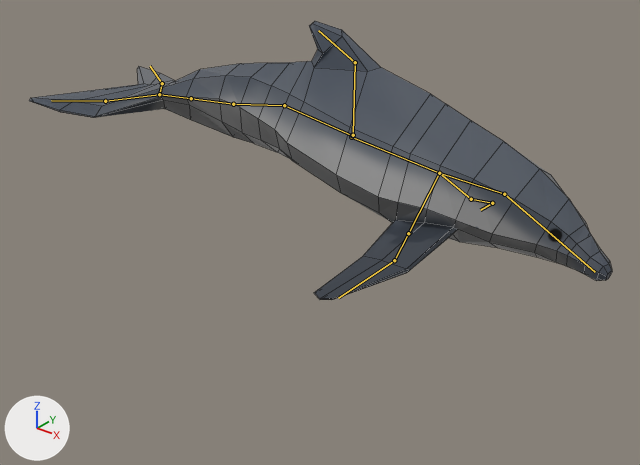
Before and after pictures for a commit that changed the Blender file UnityProject4/Assets/dolphin animated new.blend.
One viewpoint serves both versions: a 50 mm lens placed at (9.68, -5.71, 2.98), pointed at (5.12, -0.01, -0.55). The lights are fixed; the arrows at lower left show +X, +Y and +Z. Both versions are drawn at frame 41 of the action 'ArmatureAction.001'; the numbers are the values there. The bones that bend it are drawn over the model as lines. Mesh edges are drawn as thin lines.
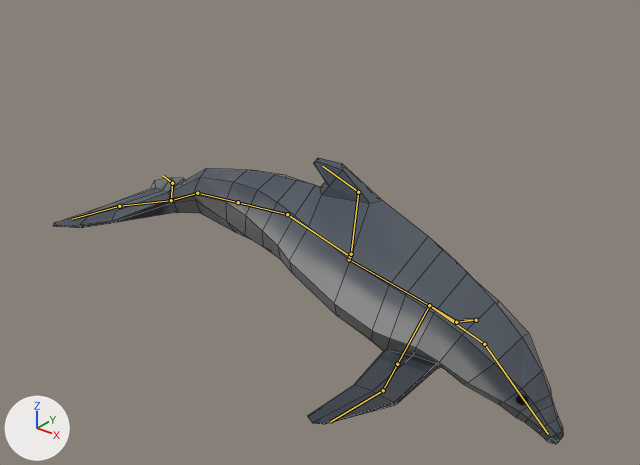
Where the change shows, as pixel boxes (x1, y1, x2, y2) in the pictures (640 x 465 px):
'Cylinder', posed (12% narrower)
    before: (29, 21, 612, 300)
    after: (53, 158, 563, 444)
bone 'Bone', root to tip
    before: (351, 137) to (439, 173)
    after: (349, 259) to (429, 305)
bone 'Bone.001', root to tip
    before: (439, 173) to (504, 194)
    after: (429, 305) to (484, 344)
bone 'Bone.003', root to tip
    before: (352, 135) to (284, 105)
    after: (350, 256) to (287, 214)
bone 'Bone.005', root to tip
    before: (233, 104) to (191, 98)
    after: (238, 202) to (197, 193)
bone 'Bone.006', root to tip
    before: (191, 98) to (159, 94)
    after: (197, 193) to (171, 200)
bone 'Bone.007', root to tip
    before: (159, 94) to (162, 83)
    after: (171, 200) to (172, 183)
bone 'Bone.011', root to tip
    before: (162, 83) to (150, 66)
    after: (172, 183) to (162, 175)
bone 'Bone.010', root to tip
    before: (159, 94) to (105, 101)
    after: (171, 200) to (119, 206)
bone 'Bone.018', root to tip
    before: (105, 101) to (51, 100)
    after: (119, 206) to (72, 219)
bone 'Bone.008', root to tip
    before: (353, 135) to (355, 62)
    after: (351, 254) to (358, 192)
bone 'Bone.009', root to tip
    before: (355, 62) to (318, 30)
    after: (358, 192) to (322, 166)

What changed in the scene script:
```text
Change bone_bone:
    where bone_bone = bpy.data.objects['Armature'].pose.bones['Bone']
    bone_bone.location: (-0.03, 5.46, 0.35) -> (1.12, 5.47, 0.35)
    bone_bone.rotation_quaternion: (0.997, 0.001, 0.007, -0.072) -> (0.993, 0.001, 0.009, -0.114)  # degrees (0, 1, -8) -> degrees (0, 1, -13)
Change bone_bone_001:
    where bone_bone_001 = bpy.data.objects['Armature'].pose.bones['Bone.001']  # child of 'Bone'
    bone_bone_001.rotation_quaternion: (0.998, -0.033, -0.014, -0.011) -> (0.993, -0.035, -0.011, -0.104)  # degrees (-4, -2, -1) -> degrees (-4, -2, -12)
Change bone_bone_003:
    where bone_bone_003 = bpy.data.objects['Armature'].pose.bones['Bone.003']
    bone_bone_003.location: (0.64, -5.41, -0.22) -> (0.64, -5.36, -1.36)
    bone_bone_003.rotation_quaternion: (0.997, 0.075, 0.008, 0.016) -> (0.992, 0.121, 0.013, 0.015)  # degrees (9, 1, 2) -> degrees (14, 1, 2)
Change bone_bone_005:
    where bone_bone_005 = bpy.data.objects['Armature'].pose.bones['Bone.005']  # child of 'Bone.004'
    bone_bone_005.rotation_quaternion: (0.99, 0.067, 0.022, -0.06) -> (0.992, 0.023, 0.023, -0.059)  # degrees (8, 3, -7) -> degrees (2, 3, -7)
Change bone_bone_006:
    where bone_bone_006 = bpy.data.objects['Armature'].pose.bones['Bone.006']  # child of 'Bone.005'
    bone_bone_006.rotation_quaternion: (0.985, 0.151, -0.078, 0.016) -> (0.996, -0.024, -0.075, 0.02)  # degrees (17, -9, 0) -> degrees (-3, -9, 2)
Change bone_bone_007:
    where bone_bone_007 = bpy.data.objects['Armature'].pose.bones['Bone.007']  # child of 'Bone.006'
    bone_bone_007.rotation_quaternion: (0.993, 0.032, 0.066, 0.033) -> (0.958, 0.167, 0.208, 0.06)  # degrees (4, 7, 4) -> degrees (22, 22, 12)
Change bone_bone_011:
    where bone_bone_011 = bpy.data.objects['Armature'].pose.bones['Bone.011']  # child of 'Bone.007'
    bone_bone_011.rotation_quaternion: (0.967, -0.075, 0.235, -0.005) -> (0.96, -0.236, 0.132, -0.051)  # degrees (-10, 27, -3) -> degrees (-29, 13, -9)
Change bone_bone_010:
    where bone_bone_010 = bpy.data.objects['Armature'].pose.bones['Bone.010']  # child of 'Bone.006'
    bone_bone_010.rotation_quaternion: (0.993, 0.066, -0.051, 0.013) -> (0.957, 0.193, -0.202, -0.004)  # degrees (8, -6, 1) -> degrees (24, -23, -5)
Change bone_bone_018:
    where bone_bone_018 = bpy.data.objects['Armature'].pose.bones['Bone.018']  # child of 'Bone.010'
    bone_bone_018.rotation_quaternion: (0.982, -0.033, -0.163, -0.05) -> (0.977, -0.193, -0.052, -0.019)  # degrees (-3, -19, -5) -> degrees (-22, -6, -1)
Change bone_bone_008:
    where bone_bone_008 = bpy.data.objects['Armature'].pose.bones['Bone.008']
    bone_bone_008.location: (0.02, 0.56, -5.44) -> (-0.1, -0.54, -5.55)
    bone_bone_008.rotation_quaternion: (0.997, 0.062, 0.044, -0.025) -> (0.998, 0.015, 0.048, -0.028)  # degrees (7, 5, -3) -> degrees (2, 6, -3)
Change bone_bone_009:
    where bone_bone_009 = bpy.data.objects['Armature'].pose.bones['Bone.009']  # child of 'Bone.008'
    bone_bone_009.rotation_quaternion: (0.986, 0.075, 0.126, 0.055) -> (0.972, 0.213, 0.046, 0.074)  # degrees (10, 14, 8) -> degrees (25, 3, 9)
```
